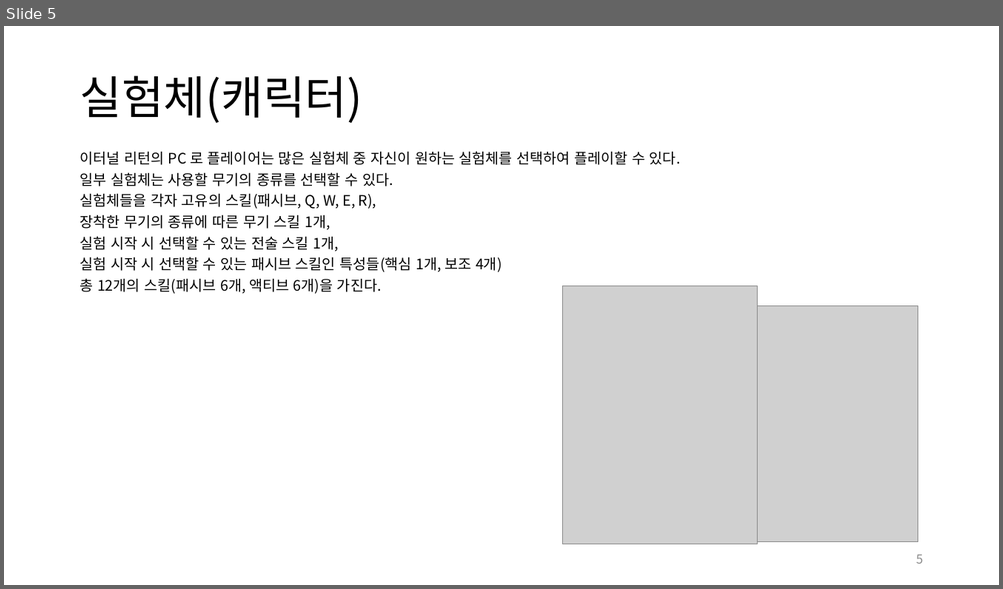
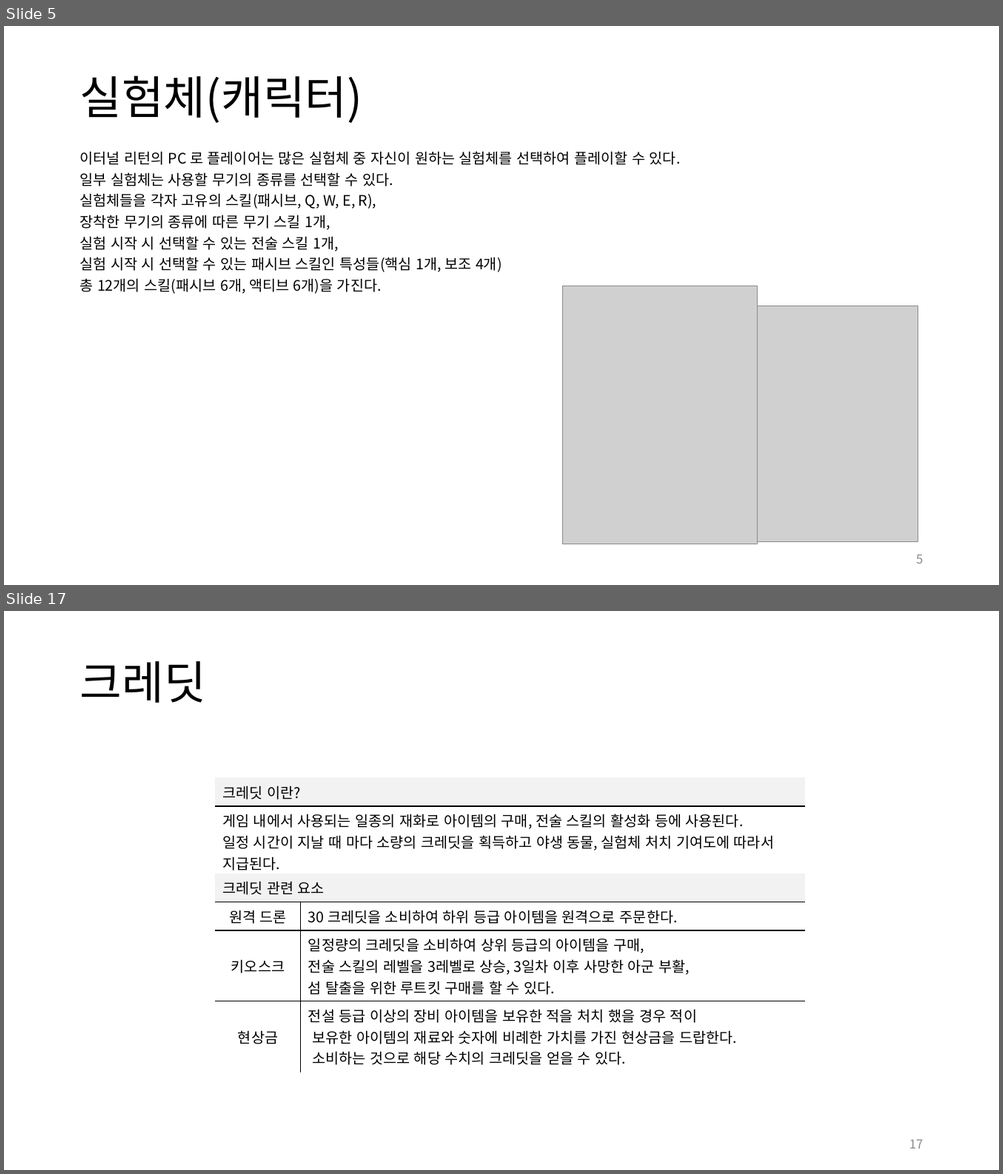
Before and after one commit to yjk0401/unityenginebasic_9th, a slide deck: 기획/이터널 리턴/이터널 리턴 역기획서.pptx. Shown one above the other, each under a label of ours: slide 5 before the commit, slides 5 and 17 after it; the slides between them are not shown. The pictures are 1003x589 and 1003x1174 pixels, drawn with LibreOffice and Linux fonts; fonts in the diff are those of the drawing; grey boxes stand for pictures. Boxes give left, top, right and bottom in pixels: in the first picture for what was removed or moved away, otherwise in the second. Text is boxed around its words. In the diff, an @@ line names an element or a change of style, - is before the commit and + after.

```diff
--- a/기획/이터널 리턴/이터널 리턴 역기획서.pptx
+++ b/기획/이터널 리턴/이터널 리턴 역기획서.pptx
@@ slide 17 added at [4, 611, 999, 1170], background #FFFFFF @@
@@ title added at [80, 661, 206, 703], 44 pt, text #000000 @@
+크레딧
@@ table added at [215, 778, 805, 874], 2 rows, 1 columns @@
+크레딧 이란?
+게임 내에서 사용되는 일종의 재화로 아이템의 구매, 전술 스킬의 활성화 등에 사용된다. / 일정 시간이 지날 때 마다 소량의 크레딧을 획득하고 야생 동물, 실험체 처치 기여도에 따라서 지급된다.
@@ table added at [215, 874, 805, 1068], 4 rows, 2 columns @@
+크레딧 관련 요소 | 
+원격 드론 | 30 크레딧을 소비하여 하위 등급 아이템을 원격으로 주문한다.
+키오스크 | 일정량의 크레딧을 소비하여 상위 등급의 아이템을 구매, / 전술 스킬의 레벨을 3레벨로 상승, 3일차 이후 사망한 아군 부활, / 섬 탈출을 위한 루트킷 구매를 할 수 있다.
+현상금 | 전설 등급 이상의 장비 아이템을 보유한 적을 처치 했을 경우 적이 / 보유한 아이템의 재료와 숫자에 비례한 가치를 가진 현상금을 드랍한다. / 소비하는 것으로 해당 수치의 크레딧을 얻을 수 있다.
@@ page number added at [909, 1140, 923, 1149], 12 pt, text #8C8C8C @@
+17
```
Also in this commit, not shown: 7 slides changed, 9 other slides added.
